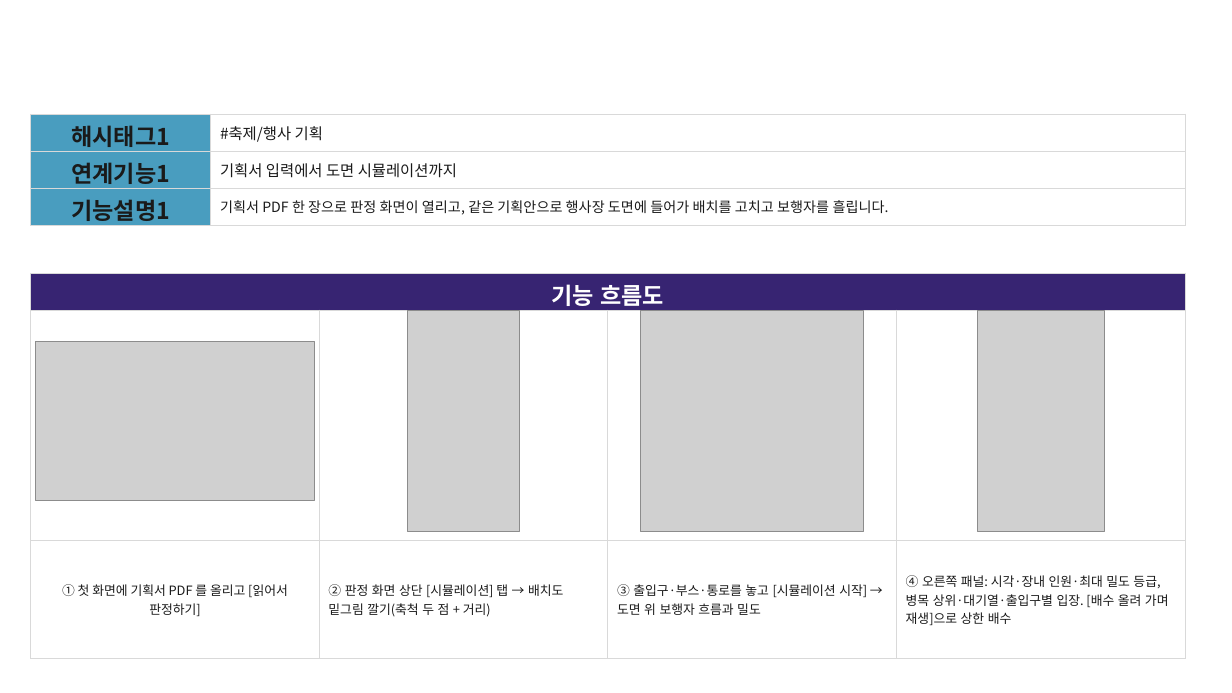
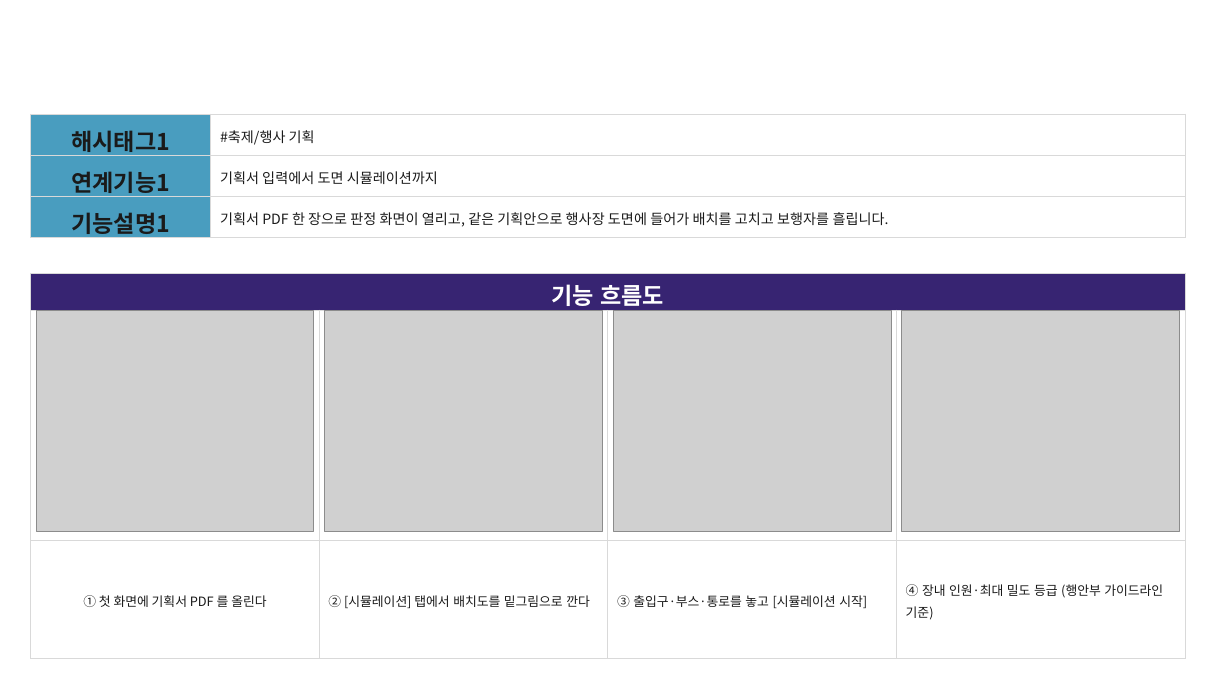
Before and after one commit to jangjunyong/oneshot-mvp, a slide deck: slide 5 of docs/제출양식/기능설명서_기획안팩트체크_작성본.pptx. Drawn at 1232x693 pixels with LibreOffice and Linux fonts; fonts in the diff are those of the drawing; grey boxes stand for pictures; background and template pictures are left out. Boxes give left, top, right and bottom in pixels: in the first picture for what was removed or moved away, otherwise in the second. Text is boxed around its words. In the diff, an @@ line names an element or a change of style, - is before the commit and + after.

```diff
--- a/docs/제출양식/기능설명서_기획안팩트체크_작성본.pptx
+++ b/docs/제출양식/기능설명서_기획안팩트체크_작성본.pptx
@@ table at (x1=30, y1=115, x2=1186, y2=253) @@
@@ size 12 to 11 pt in "#축제/행사 기획", "기획서 입력에서 도면 시뮬레이션까지" @@
@@ line spacing 1 to 1.15 @@
@@ table at (x1=30, y1=274, x2=1184, y2=662) @@
-row 3: ① 첫 화면에 기획서 PDF 를 올리고 [읽어서 판정하기] | ② 판정 화면 상단 [시뮬레이션] 탭 → 배치도 밑그림 깔기(축척 두 점 + 거리) | ③ 출입구·부스·통로를 놓고 [시뮬레이션 시작] → 도면 위 보행자 흐름과 밀도 | ④ 오른쪽 패널: 시각·장내 인원·최대 밀도 등급, 병목 상위·대기열·출입구별 입장. [배수 올려 가며 재생]으로 상한 배수
+row 3: ① 첫 화면에 기획서 PDF 를 올린다 | ② [시뮬레이션] 탭에서 배치도를 밑그림으로 깐다 | ③ 출입구·부스·통로를 놓고 [시뮬레이션 시작] | ④ 장내 인원·최대 밀도 등급 (행안부 가이드라인 기준)
@@ picture resized from (x1=36, y1=342, x2=314, y2=501) to (x1=36, y1=311, x2=313, y2=531) @@
@@ picture resized from (x1=408, y1=311, x2=519, y2=531) to (x1=324, y1=311, x2=603, y2=531) @@
@@ picture resized from (x1=640, y1=311, x2=863, y2=531) to (x1=614, y1=311, x2=892, y2=531) @@
@@ picture resized from (x1=977, y1=311, x2=1104, y2=531) to (x1=902, y1=311, x2=1180, y2=531) @@
```
Also in this commit, not shown: 11 other slides changed, 50 other files.
